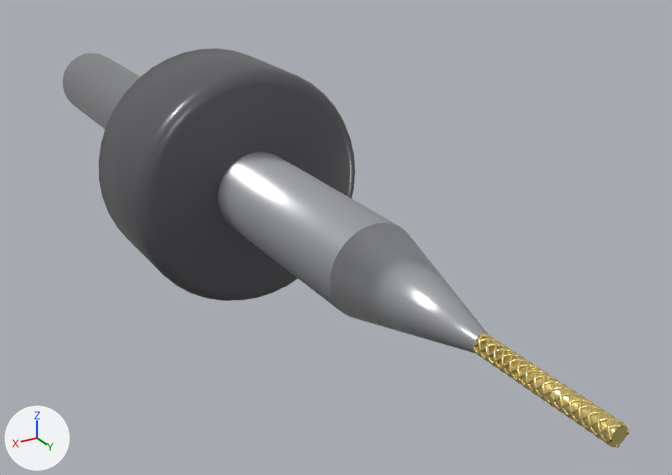
An edit to the glTF model models/makera_bits/corn18_0p6.glb, drawn before and after from the same camera.
One viewpoint serves both versions: a camera (50 mm lens) standing at (0.0143, 0.0296, 0.0122) and looking at (-0.0026, 0.0015, -0.0018). Every picture has the same lights, and +X, +Y and +Z are marked at lower left. The older version comes first. Vertices at exactly the same position are counted once.
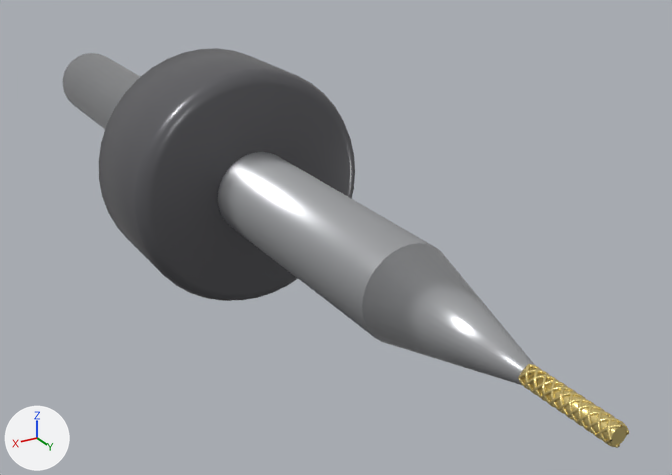
Where the newer file only moved an object's origin or applied its transform, the numbers keep the older frame.

Pixel boxes (x1, y1, x2, y2) of what changed, in the pictures (672 x 475 px):
'Cylinder.001', moved, rescaled (10% wider, 11% taller): before (63, 53, 398, 310); after (63, 53, 433, 338)
'Cone', moved: before (330, 223, 488, 353); after (362, 243, 535, 385)

Patch to the scene script:
```diff
--- a/models/makera_bits/corn18_0p6.glb.py
+++ b/models/makera_bits/corn18_0p6.glb.py
@@ me_cylinder_001 @@
 # used by ob_cylinder_001; location = (0.0, -0.00598, 0.0)
-me_cylinder_001.from_pydata(...)  # 64 vertices, 124 faces; spans x -0.0016..0.0016, y -0.014..0.014, z -0.0016..0.0016
+me_cylinder_001.from_pydata(...)  # 64 vertices, 124 faces; spans x -0.0016..0.0016, y -0.014..0.0158, z -0.0016..0.0016
+# me_cylinder_001 part 1: the whole mesh is scaled about its middle by (1, 1.06, 1), then moved by (0.0, 0.0009, 0.0)
 me_cylinder_001.materials.append(mat_m_93969bff)
@@ ob_cone @@
 ob_cone = bpy.data.objects.new('Cone', me_cone)
-ob_cone.location = (0.0, 0.01063, 0.0)
+ob_cone.location = (0.0, 0.01243, 0.0)
```
